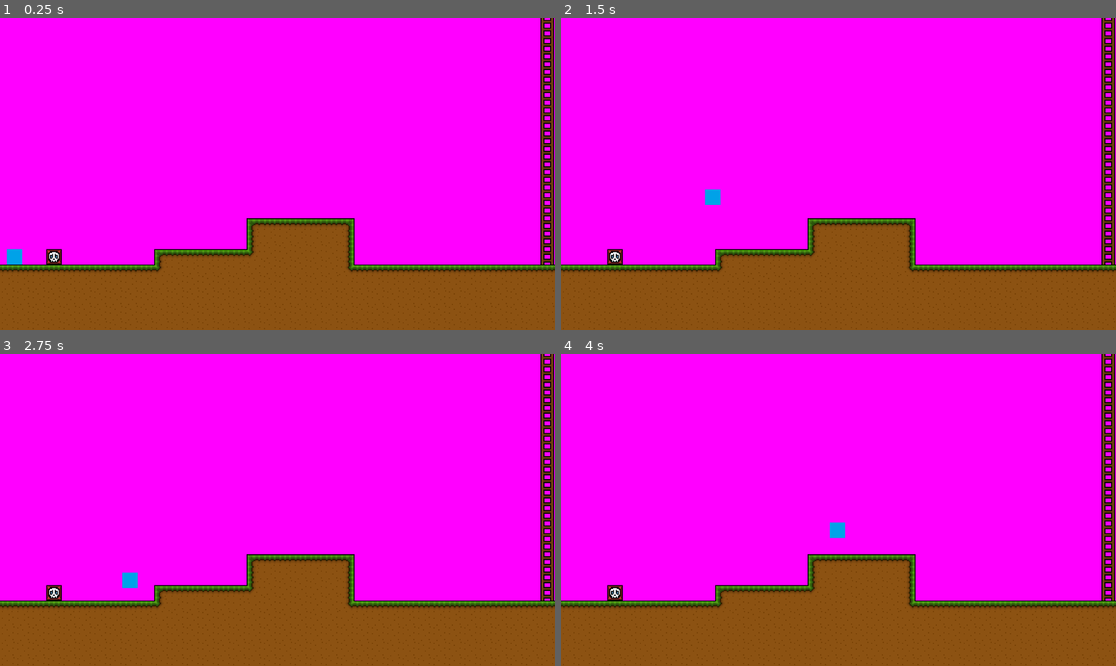
Above: before the commit, frames 1-4 (two rows, left to right).
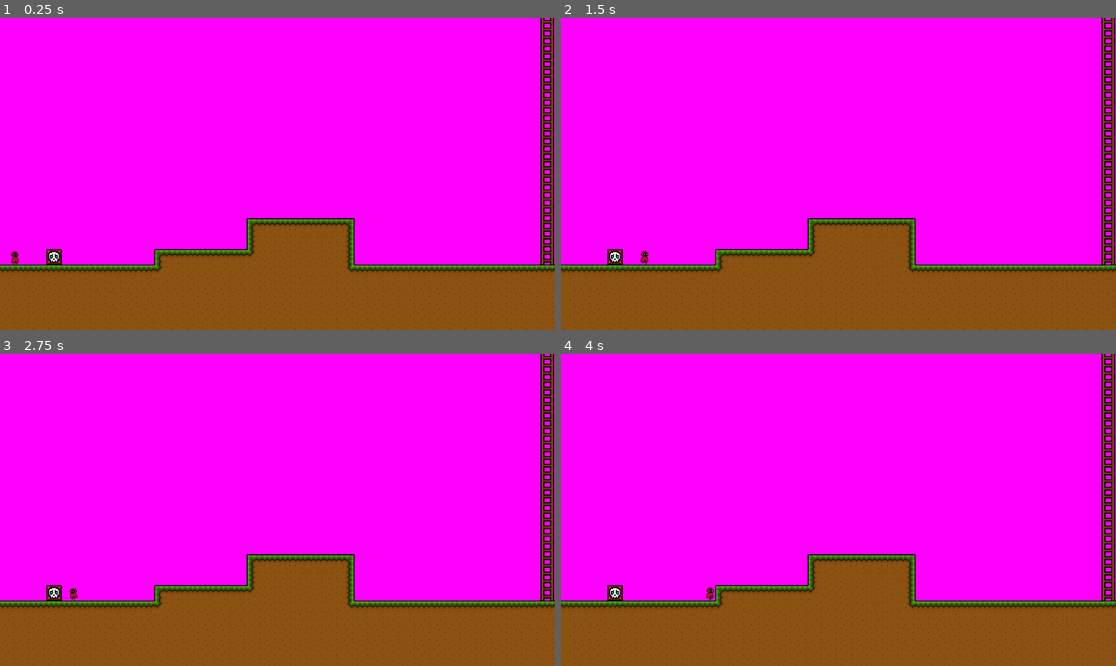
Above: after the commit, the same moments.

Repository: Oujou/Kookosklubi
Game: Godot game, scene res://scenes/main.tscn
The game is run twice, just before and just after one commit, with the same random seed, the same clock (stepped at 60 frames per second) and the same inputs.
Inputs:
- Up to frame 1 (0.25 s): no input
- Up to frame 2 (1.5 s): tap Enter (ui_accept) at 0.5, 0.77 s; hold Right (ui_right) from 0.53 s (still down)
- Up to frame 3 (2.75 s): tap Enter (ui_accept) at 1.52 s; release Right (ui_right) at 2.03 s; hold Left (ui_left) from 2.03 s (still down)
- Up to frame 4 (4 s): release Left (ui_left) at 2.78 s; hold Right (ui_right) from 2.78 s (still down); tap Enter (ui_accept) at 3.02, 3.77 s

The runs differ from the first frame. In frame 1, 0.1% of the frame differs, in the area x 1-5%, y 73-80%; in frame 2, 0.2%, in the area x 14-29%, y 54-80%; in frame 3, 0.2%; in frame 4, 0.2%.

Commit message:
Päähahmolle animoitu placeholder

Diff:
--- a/assets/characters/models/playermodel_01/scripts/päähahmo.gd
+++ b/assets/characters/models/playermodel_01/scripts/päähahmo.gd
@@ -1,12 +1,13 @@
 extends CharacterBody2D
 
 
-const SPEED = 300.0
-const JUMP_VELOCITY = -600.0
+const SPEED = 150.0
+const JUMP_VELOCITY = -400.0
+
+@onready var sprite = $Päähahmo_model
 
 # Get the gravity from the project settings to be synced with RigidBody nodes.
 var gravity = ProjectSettings.get_setting("physics/2d/default_gravity")
-
 
 func _physics_process(delta):
 	# Add the gravity.
@@ -25,4 +26,18 @@
 	else:
 		velocity.x = move_toward(velocity.x, 0, SPEED)
 
+	if direction != 0:
+		sprite.flip_h = (direction == -1)
+
 	move_and_slide()
+
+	update_animations(direction)
+
+func update_animations(direction):
+	if is_on_floor():
+		if direction == 0:
+			sprite.play("Idle")
+		else:
+			sprite.play("Run_right")
+	else:
+		pass
--- a/scenes/main.tscn
+++ b/scenes/main.tscn
@@ -107,4 +107,4 @@
 layer_0/tile_data = PackedInt32Array(1048576, 65536, 0, 1114112, 131072, 0, 1179648, 131072, 0, 1245184, 131072, 0, 131 …(4320 unchanged characters)…
 
 [node name="Päähahmo_container" parent="." instance=ExtResource("2_lpoxu")]
-position = Vector2(0, 3)
+position = Vector2(32, 500)
--- a/scenes/päähahmo.tscn
+++ b/scenes/päähahmo.tscn
@@ -1,18 +1,104 @@
-[gd_scene load_steps=4 format=3 uid="uid://brfg48m3bt86v"]
+[gd_scene load_steps=15 format=3 uid="uid://brfg48m3bt86v"]
 
-[ext_resource type="Texture2D" uid="uid://rw0cwhhkyt47" path="res://assets/characters/models/playermodel_01/graphics/playermodel_01.png" id="1_f6r5e"]
 [ext_resource type="Script" path="res://assets/characters/models/playermodel_01/scripts/päähahmo.gd" id="1_s0dba"]
+[ext_resource type="Texture2D" uid="uid://c4x4pvxyh7e5u" path="res://assets/characters/models/playermodel_01/graphics/playermodel_placeholder.png" id="2_2y8mo"]
 
-[sub_resource type="RectangleShape2D" id="RectangleShape2D_cty6o"]
-size = Vector2(31.5, 32)
+[sub_resource type="AtlasTexture" id="AtlasTexture_0t7ri"]
+atlas = ExtResource("2_2y8mo")
+region = Rect2(0, 0, 32, 32)
+
+[sub_resource type="AtlasTexture" id="AtlasTexture_4cysl"]
+atlas = ExtResource("2_2y8mo")
+region = Rect2(32, 0, 32, 32)
+
+[sub_resource type="AtlasTexture" id="AtlasTexture_bd4hr"]
+atlas = ExtResource("2_2y8mo")
+region = Rect2(0, 96, 32, 32)
+
+[sub_resource type="AtlasTexture" id="AtlasTexture_d0xhw"]
+atlas = ExtResource("2_2y8mo")
+region = Rect2(32, 96, 32, 32)
+
+[sub_resource type="AtlasTexture" id="AtlasTexture_xpp5y"]
+atlas = ExtResource("2_2y8mo")
+region = Rect2(64, 96, 32, 32)
+
+[sub_resource type="AtlasTexture" id="AtlasTexture_jxo6m"]
+atlas = ExtResource("2_2y8mo")
+region = Rect2(96, 96, 32, 32)
+
+[sub_resource type="AtlasTexture" id="AtlasTexture_gp2ji"]
+atlas = ExtResource("2_2y8mo")
+region = Rect2(128, 96, 32, 32)
+
+[sub_resource type="AtlasTexture" id="AtlasTexture_5xlon"]
+atlas = ExtResource("2_2y8mo")
+region = Rect2(160, 96, 32, 32)
+
+[sub_resource type="AtlasTexture" id="AtlasTexture_f4g17"]
+atlas = ExtResource("2_2y8mo")
+region = Rect2(192, 96, 32, 32)
+
+[sub_resource type="AtlasTexture" id="AtlasTexture_xwoqw"]
+atlas = ExtResource("2_2y8mo")
+region = Rect2(224, 96, 32, 32)
+
+[sub_resource type="SpriteFrames" id="SpriteFrames_hgvn8"]
+animations = [{
+"frames": [{
+"duration": 1.0,
+"texture": SubResource("AtlasTexture_0t7ri")
+}, {
+"duration": 1.0,
+"texture": SubResource("AtlasTexture_4cysl")
+}],
+"loop": true,
+"name": &"Idle",
+"speed": 5.0
+}, {
+"frames": [{
+"duration": 1.0,
+"texture": SubResource("AtlasTexture_bd4hr")
+}, {
+"duration": 1.0,
+"texture": SubResource("AtlasTexture_d0xhw")
+}, {
+"duration": 1.0,
+"texture": SubResource("AtlasTexture_xpp5y")
+}, {
+"duration": 1.0,
+"texture": SubResource("AtlasTexture_jxo6m")
+}, {
+"duration": 1.0,
+"texture": SubResource("AtlasTexture_gp2ji")
+}, {
+"duration": 1.0,
+"texture": SubResource("AtlasTexture_5xlon")
+}, {
+"duration": 1.0,
+"texture": SubResource("AtlasTexture_f4g17")
+}, {
+"duration": 1.0,
+"texture": SubResource("AtlasTexture_xwoqw")
+}],
+"loop": true,
+"name": &"Run_right",
+"speed": 15.0
+}]
+
+[sub_resource type="RectangleShape2D" id="RectangleShape2D_m7qtb"]
+size = Vector2(20, 28)
 
 [node name="Päähahmo_container" type="CharacterBody2D"]
 script = ExtResource("1_s0dba")
 
-[node name="Päähahmo_grafiikka_placeholder" type="Sprite2D" parent="."]
-position = Vector2(30, 490)
-texture = ExtResource("1_f6r5e")
+[node name="Päähahmo_model" type="AnimatedSprite2D" parent="."]
+sprite_frames = SubResource("SpriteFrames_hgvn8")
+animation = &"Run_right"
+autoplay = "Idle"
+frame = 3
+frame_progress = 0.346546
 
-[node name="Päähahmo_collider" type="CollisionShape2D" parent="."]
-position = Vector2(30.25, 490)
-shape = SubResource("RectangleShape2D_cty6o")
+[node name="Päähahmo_collision" type="CollisionShape2D" parent="."]
+position = Vector2(0, 2)
+shape = SubResource("RectangleShape2D_m7qtb")
Binary file removed: assets/characters/models/playermodel_01/graphics/playermodel_01.png
Binary file added: assets/characters/models/playermodel_01/graphics/playermodel_placeholder.png
Not shown, changed: assets/characters/models/playermodel_01/graphics/playermodel_placeholder.png.import
